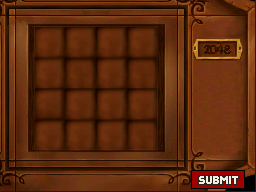
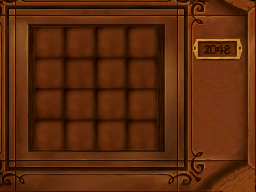
Comparing the layer stacks of the two w=256, h=192 images. Changes:
painted on "bottom.png" over [184,163,256,192]
